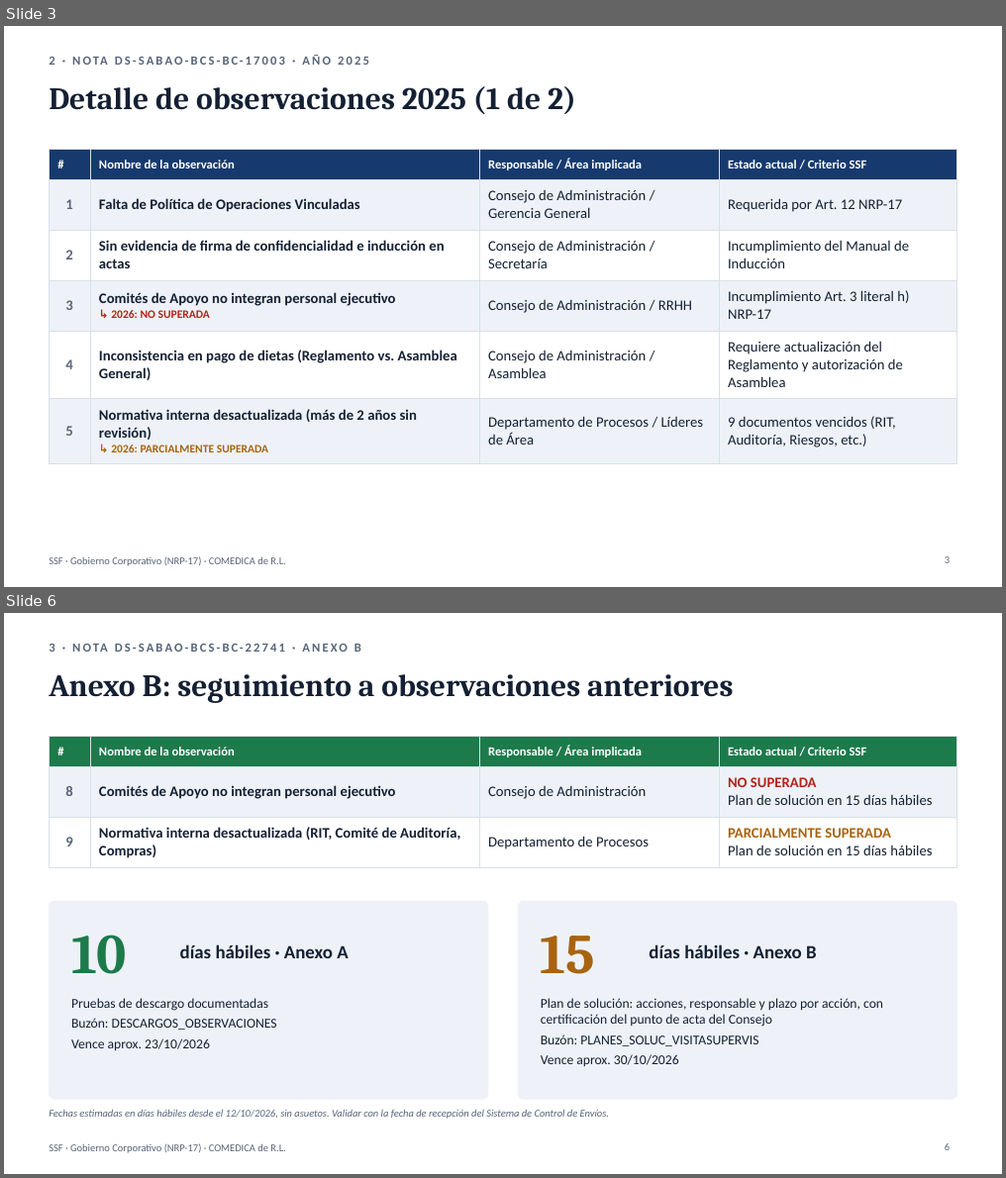
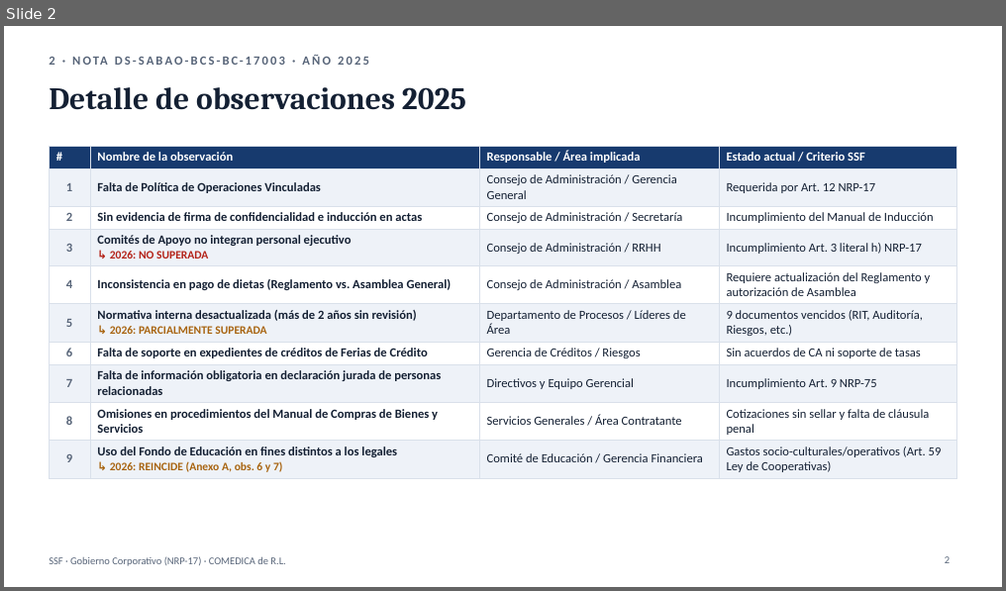
Before and after one commit to menjivar201280/riesgo, a slide deck: supervision-gobierno-corporativo/Supervision_GC_SSF_COMEDICA_2025-2026.pptx. Shown one above the other, each under a label of ours: slides 3 and 6 before the commit, slide 2 after it; the slides between them are not shown. The pictures are 1006x1178 and 1006x591 pixels, drawn with LibreOffice and Linux fonts; fonts in the diff are those of the drawing. Boxes give left, top, right and bottom in pixels: in the first picture for what was removed or moved away, otherwise in the second. Text is boxed around its words. In the diff, an @@ line names an element or a change of style, - is before the commit and + after.

```diff
--- a/supervision-gobierno-corporativo/Supervision_GC_SSF_COMEDICA_2025-2026.pptx
+++ b/supervision-gobierno-corporativo/Supervision_GC_SSF_COMEDICA_2025-2026.pptx
@@ slide 6 removed at bbox=[4, 613, 1002, 1174], background #FFFFFF; not listed: 1 template element that a slide beside it also shows @@
@@ text removed at bbox=[49, 644, 162, 652] @@
-3 · NOTA DS-SABAO-BCS-BC-22741 · ANEXO B
@@ title removed at bbox=[49, 674, 733, 703] @@
-Anexo B: seguimiento a observaciones anteriores
@@ table removed at bbox=[49, 737, 957, 862], 3 rows, 4 columns @@
-# | Nombre de la observación | Responsable / Área implicada | Estado actual / Criterio SSF
-8 | Comités de Apoyo no integran personal ejecutivo | Consejo de Administración | NO SUPERADA / Plan de solución en 15 días hábiles
-9 | Normativa interna desactualizada (RIT, Comité de Auditoría, Compras) | Departamento de Procesos | PARCIALMENTE SUPERADA / Plan de solución en 15 días hábiles
@@ rounded rectangle removed at bbox=[49, 901, 488, 1100] @@
@@ rounded rectangle removed at bbox=[519, 901, 957, 1100] @@
@@ text removed at bbox=[71, 935, 127, 974] @@
-10
@@ text removed at bbox=[541, 936, 595, 974] @@
-15
@@ text removed at bbox=[180, 945, 348, 959] @@
-días hábiles · Anexo A
@@ text removed at bbox=[648, 945, 817, 959] @@
-días hábiles · Anexo B
@@ text removed at bbox=[71, 998, 277, 1052] @@
-Pruebas de descargo documentadas
-Buzón: DESCARGOS_OBSERVACIONES
-Vence aprox. 23/10/2026
@@ text removed at bbox=[541, 998, 883, 1066] @@
-Plan de solución: acciones, responsable y plazo por acción, con certificación del punto de acta del Consejo
-Buzón: PLANES_SOLUC_VISITASUPERVIS
-Vence aprox. 30/10/2026
@@ text removed at bbox=[49, 1109, 609, 1119] @@
-Fechas estimadas en días hábiles desde el 12/10/2026, sin asuetos. Validar con la fecha de recepción del Sistema de Control de Envíos.
@@ page number removed at bbox=[944, 1144, 949, 1151] @@
-6
@@ what was slide 3 is now slide 2 @@
@@ slide 2 changed as well @@
@@ title at bbox=[49, 87, 466, 110]: text changed @@
-Detalle de observaciones 2025 (1 de 2)
+Detalle de observaciones 2025
@@ table at bbox=[49, 146, 957, 476] @@
+row 7: 6 | Falta de soporte en expedientes de créditos de Ferias de Crédito | Gerencia de Créditos / Riesgos | Sin acuerdos de CA ni soporte de tasas
+row 8: 7 | Falta de información obligatoria en declaración jurada de personas relacionadas | Directivos y Equipo Gerencial | Incumplimiento Art. 9 NRP-75
+row 9: 8 | Omisiones en procedimientos del Manual de Compras de Bienes y Servicios | Servicios Generales / Área Contratante | Cotizaciones sin sellar y falta de cláusula penal
+row 10: 9 | Uso del Fondo de Educación en fines distintos a los legales / ↳ 2026: REINCIDE (Anexo A, obs. 6 y 7) | Comité de Educación / Gerencia Financiera | Gastos socio-culturales/operativos (Art. 59 Ley de Cooperativas)
@@ table: place and size @@
-table at bbox=[49, 150, 957, 457]
+table at bbox=[49, 146, 957, 476]
```
Also in this commit, not shown: 3 other slides changed, 4 other slides removed, 1 other file.
